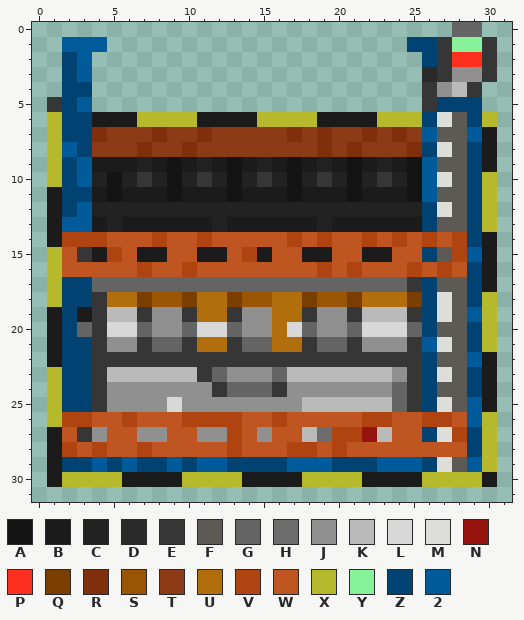
A pixel-art sprite gets an edit: Resources/Textures/_NF/Structures/Storage/crate_storage_rack.rsi/fill-2.png. The picture above is the old version.
The file is 32x32 pixels. Colours within 5 levels of each other are drawn and written as one.
Palette (. is transparent): A #141414  B #1b1b1b  C #222222  D #2a2a2a  E #363636  F #5d5a55  G #646464  H #6c6c6c  J #909090  K #bababa  L #d8d8d8  M #ddded9  N #96140e  P #fd301f  Q #7a3e00  R #7f2f0c  S #995504  T #8d3b17  U #b26d0d  V #b04411  W #bf5521  X #b5b92b  Y #88f29a  Z #004372  2 #015b9b
Pixels before, first column x 1:
 0 ...........................GG.
 1 .222....................ZZEYYE
 2 .Z2......................ZEPPE
 3 .Z2......................DEJJE
 4 .ZZ......................EJKE.
 5 EZ2......................EZZZ.
 6 XZZBBBXXXXBBBBXXXXBBBBXXXZMFZX
 7 XZZRTTTRTTRTTTTTRTRTTRTRT2FF2B
 8 X2ZTTTRTTRTTTTTTTTRTRTTTRZMFZB
 9 XZ2BBBCBABCBABCBABCBABCBA2FFZB
10 XZ2CACECACECACECACECACECA2MFZX
11 BZZBABBBABBBABBBABBBABBBA2FFZX
12 BZ2CCCCCCCCCCCCCCCCCCCCCCZMFZX
13 B22BCBBBBBBCBBBBBBCBBBBBBZFFZX
14 BVVVWWWVWWVWWWWWVWVWWVWVWVWVZB
15 XWEBVWBBWWBBWVBWWBBWWBBWWZFV2B
16 XWWWWWVWWVWWWWWWWWVWVWWWVWVWZB
17 XZZGGGGGGGGGGGGGGGGGGGGGEZFFZB
18 XZZEUUQSSQUUQSSUUQSSQUUUQZMFZX
19 BZBEKKEJJEUUEJJUUEJJEKKKEZMF2X
20 BZGELLGJJGLLGJJULGJJGLLLGZFFZX
21 BZZEJJEGGEUUEGGUUEGGEJJJE2MFZX
22 BZZEEEEEEEEEEEEEEEEEEEEEEZFF2B
23 XZZEKKKKKKEGJJJGKKKKKKKJEZMFZB
24 XZZEJJJJJJJEGGGEJJJJJJJGEZFFZB
25 XZZEJJJJLJJJJJJJJKKKKKKGEZMF2B
26 XVVWWVWWWVVVVWWVWWWWWVVWWVVW2X
27 BWEJWWJJWWJJVWJWWKHVVNKWWZMVZX
28 BVWVWWVWWWWWVWWWVVWVWWWWWWWWZX
29 BZZ2Z2ZZ2Z22ZZZZ222ZZZ222ZMF2X
30 BXXXXBBBBXXXXBBBBXXXXBBBBXXXXB
After:
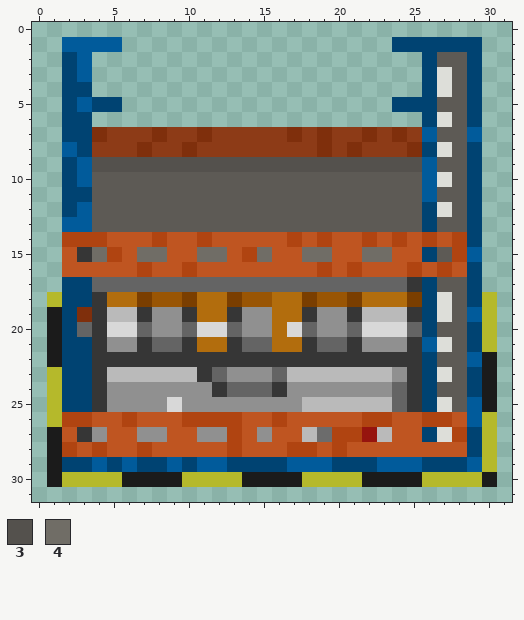
Colours new in this view: 3 #54514d  4 #706d66
Edits made:
Changed rows in their new state; - is an unchanged pixel.
first column x 1:
 0 ---------------------------..-
 1 ----2------------------Z--ZZZ.
 2 --------------------------FFZ.
 3 -------------------------ZMFZ.
 4 -------------------------ZMFZ-
 5 .--ZZ------------------ZZZFF--
 6 .--......................----.
 7 .----------------------------.
 8 .----------------------------.
 9 .--3333333333333333333333----.
10 .--FFFFFFFFFFFFFFFFFFFFFF----.
11 .--FFFFFFFFFFFFFFFFFFFFFF----.
12 .--FFFFFFFFFFFFFFFFFFFFFF----.
13 .--FFFFFFFFFFFFFFFFFFFFFF----.
14 .----------------------------.
15 .--4--44--44--4--44--44------.
16 .----------------------------.
17 .----------------------------.
19 --R---------------------------
first column x 27:
29 ZZ
Pixel boxes of the changes (left, top, right, bottom) in both pictures:
changed: (47, 22, 497, 322)
changed: (437, 457, 467, 472)
